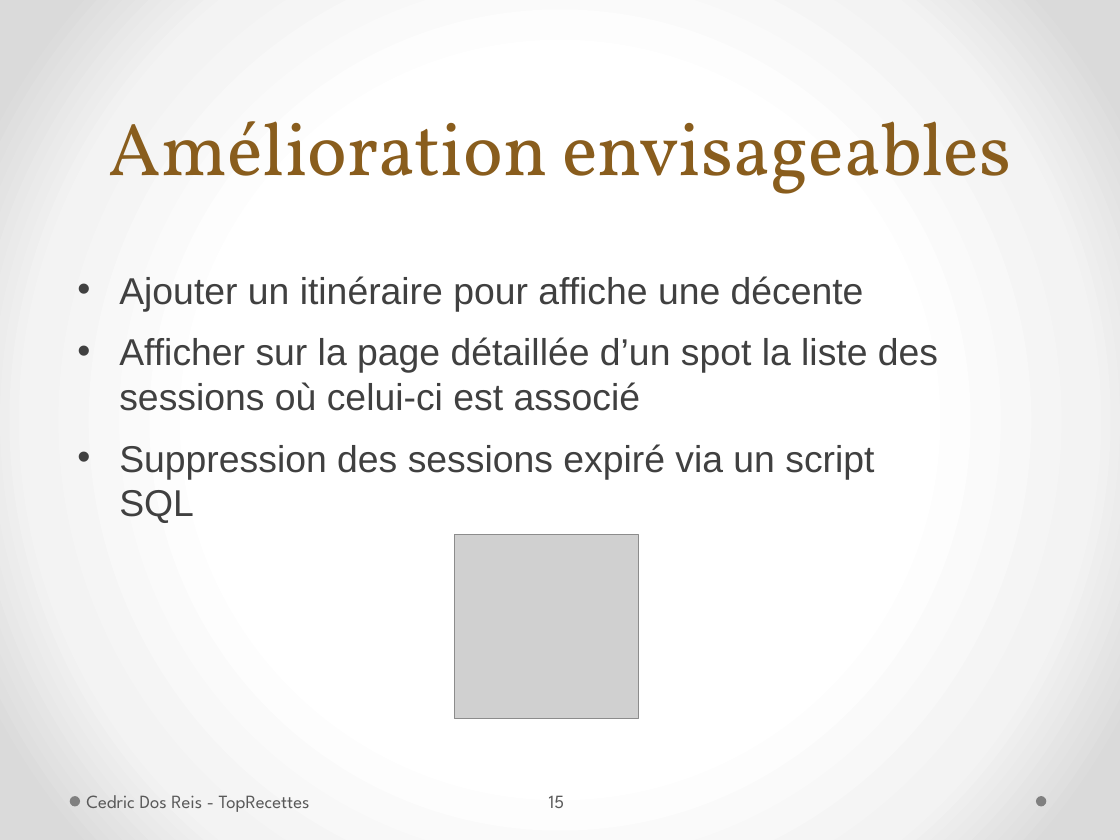
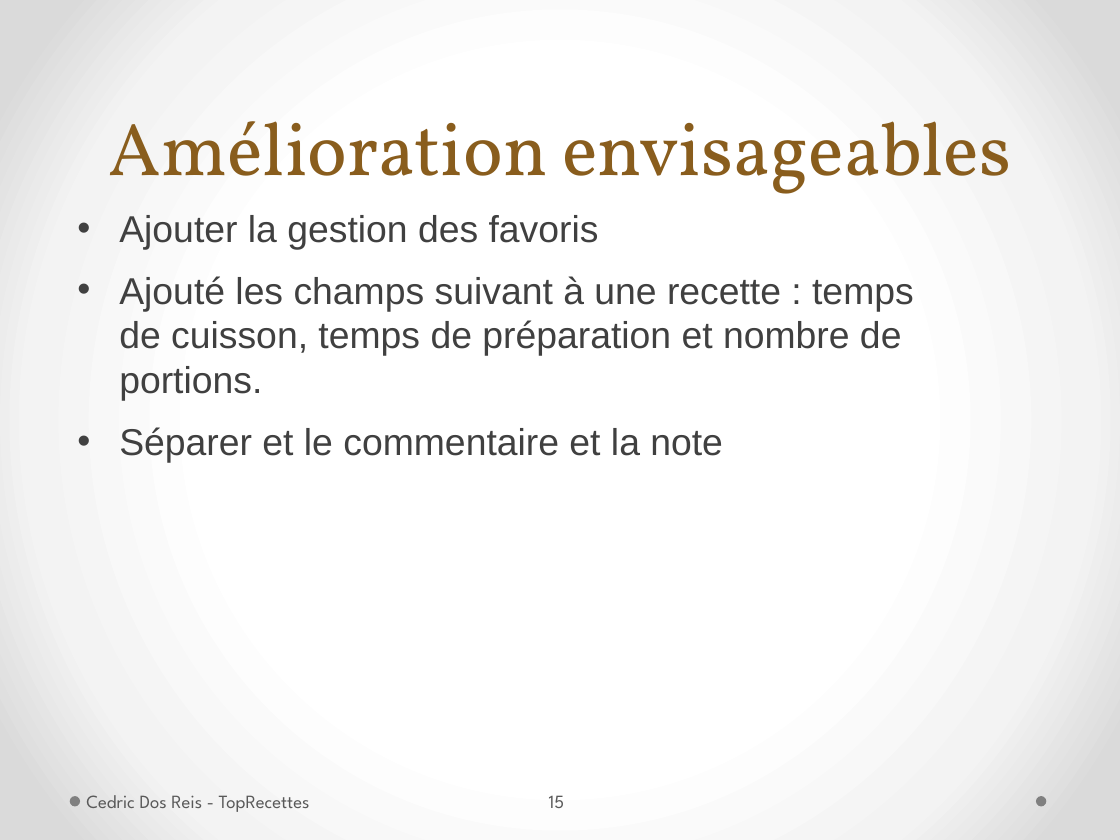
Before and after one commit to MrBeelzeBob/TopRecettes, a slide deck: slide 15 of Rendu final/PrésentationTPI2015_TopRecette.pptx. Drawn at 1120x840 pixels with LibreOffice and Linux fonts; fonts in the diff are those of the drawing; grey boxes stand for pictures. Boxes give left, top, right and bottom in pixels: in the first picture for what was removed or moved away, otherwise in the second. Text is boxed around its words. In the diff, an @@ line names an element or a change of style, - is before the commit and + after.

```diff
--- a/Rendu final/PrésentationTPI2015_TopRecette.pptx
+++ b/Rendu final/PrésentationTPI2015_TopRecette.pptx
@@ text at box(119, 215, 914, 462): text changed @@
-• Ajouter un itinéraire pour affiche une décente
-• Afficher sur la page détaillée d’un spot la liste des sessions où celui-ci est associé
-• Suppression des sessions expiré via un script SQL
+• Ajouter la gestion des favoris
+• Ajouté les champs suivant à une recette : temps de cuisson, temps de préparation et nombre de portions.
+• Séparer et le commentaire et la note
@@ picture removed at box(455, 534, 638, 718) @@
```
Also in this commit, not shown: 7 other slides changed, 1 other file.
